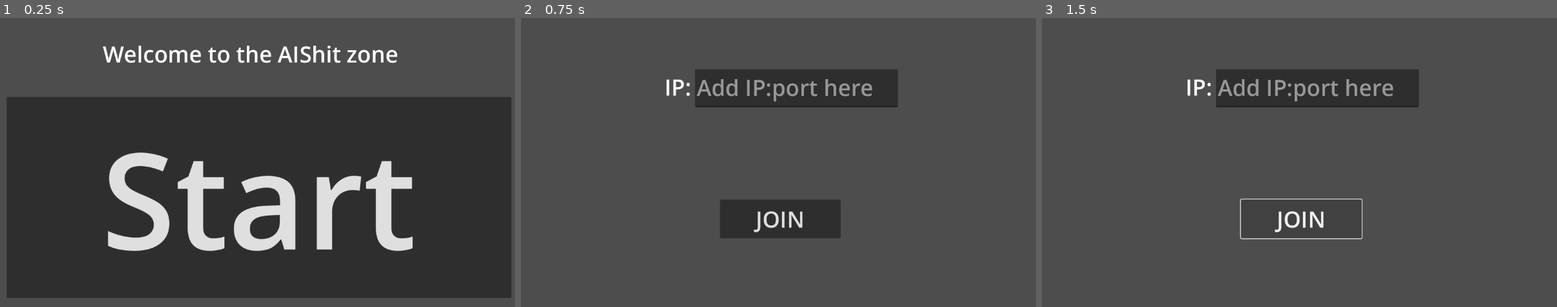
Above: before the commit, frames 1-3 (left to right).
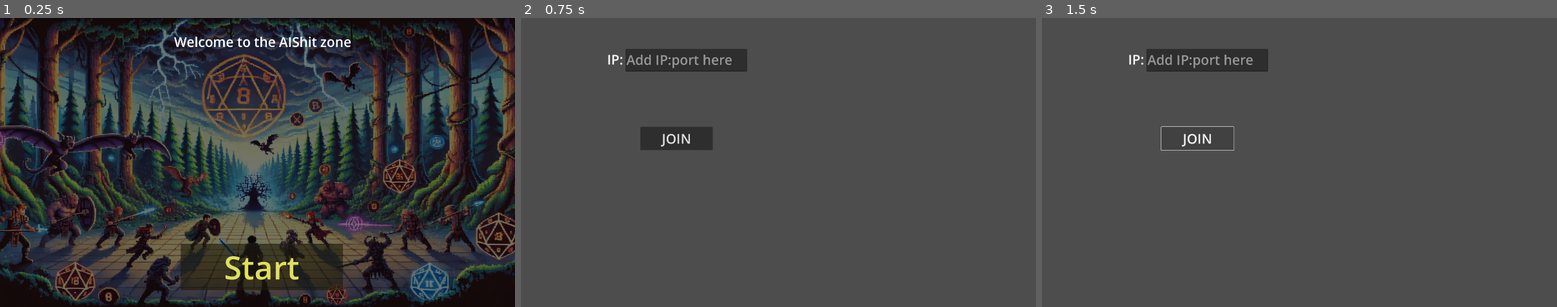
Above: after the commit, the same moments.

Repository: HolkerDev/AIS-zone
Game: Godot game, scene res://menu_scene/menu.tscn
Two runs of this game, one before a commit and one after it. Both use one fixed random seed, a clock stepped at 60 frames per second and the inputs below. Before the commit the project starts from res://menu.tscn.
Inputs:
- Up to frame 1 (0.25 s): no input
- Up to frame 2 (0.75 s): click "Start" at 0.5 s
- Up to frame 3 (1.5 s): click "JOIN" at 1.25 s

The runs differ from the first frame. In frame 1, 77% of the frame differs, in the area x 0-100%, y 0-100%; in frame 2, 11%; in frame 3, 7.4%.

Commit message:
add menu background & folder structure

Diff:
--- a/menu.tscn
+++ /dev/null
@@ -1,24 +0,0 @@
-[gd_scene load_steps=2 format=3 uid="uid://bucbyhnb1rn30"]
-
-[ext_resource type="Script" path="res://start_button.gd" id="1_efqpl"]
-
-[node name="Node2D" type="Node2D"]
-
-[node name="RichTextLabel" type="RichTextLabel" parent="."]
-offset_left = 230.0
-offset_top = 46.0
-offset_right = 897.0
-offset_bottom = 121.0
-theme_override_font_sizes/normal_font_size = 50
-text = "Welcome to the AIShit zone"
-
-[node name="Button" type="Button" parent="."]
-offset_left = 15.0
-offset_top = 177.0
-offset_right = 1144.0
-offset_bottom = 628.0
-theme_override_font_sizes/font_size = 300
-text = "Start"
-script = ExtResource("1_efqpl")
-
-[connection signal="pressed" from="Button" to="Button" method="_on_pressed"]
--- /dev/null
+++ b/menu_scene/menu.tscn
@@ -0,0 +1,33 @@
+[gd_scene load_steps=3 format=3 uid="uid://bucbyhnb1rn30"]
+
+[ext_resource type="Texture2D" uid="uid://dw7hl0yh6s0j6" path="res://menu_scene/menu_background.webp" id="1_idcvc"]
+[ext_resource type="Script" path="res://menu_scene/start_button.gd" id="2_uv8ia"]
+
+[node name="menu_scene_root" type="Node2D"]
+
+[node name="menu_backgroud_sprite" type="Sprite2D" parent="."]
+modulate = Color(0.466181, 0.466181, 0.466181, 0.941176)
+show_behind_parent = true
+position = Vector2(950.5, 547)
+scale = Vector2(1.101, 1.06836)
+texture = ExtResource("1_idcvc")
+
+[node name="welcome_msg" type="RichTextLabel" parent="."]
+offset_left = 649.0
+offset_top = 54.0
+offset_right = 1316.0
+offset_bottom = 129.0
+theme_override_font_sizes/normal_font_size = 50
+text = "Welcome to the AIShit zone"
+
+[node name="start_game_btn" type="Button" parent="."]
+modulate = Color(1, 1, 0.419608, 1)
+offset_left = 674.0
+offset_top = 844.0
+offset_right = 1279.0
+offset_bottom = 1017.0
+theme_override_font_sizes/font_size = 120
+text = "Start"
+script = ExtResource("2_uv8ia")
+
+[connection signal="pressed" from="start_game_btn" to="start_game_btn" method="_on_pressed"]
--- a/start_button.gd
+++ b/menu_scene/start_button.gd
@@ -1,5 +1,4 @@
 extends Button  # If attached to a Control node
 
 func _on_pressed():
-
 	get_tree().change_scene_to_file("res://lobby.tscn")
--- a/project.godot
+++ b/project.godot
@@ -11,9 +11,15 @@
 [application]
 
 config/name="AIS"
-run/main_scene="res://menu.tscn"
+run/main_scene="res://menu_scene/menu.tscn"
 config/features=PackedStringArray("4.2", "Forward Plus")
 config/icon="res://icon.svg"
+
+[display]
+
+window/size/viewport_width=1920
+window/size/viewport_height=1080
+window/size/resizable=false
 
 [input]
 
Not shown: 1 places in lobby.tscn that only renumber resources
Binary file added: menu_scene/menu_background.webp
Not shown, added: menu_scene/menu_background.webp.import
